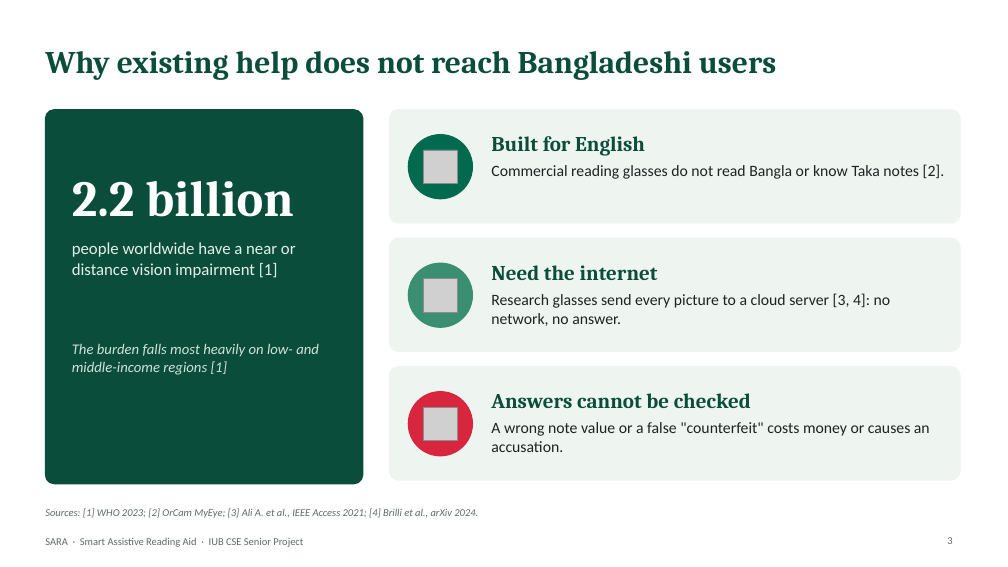
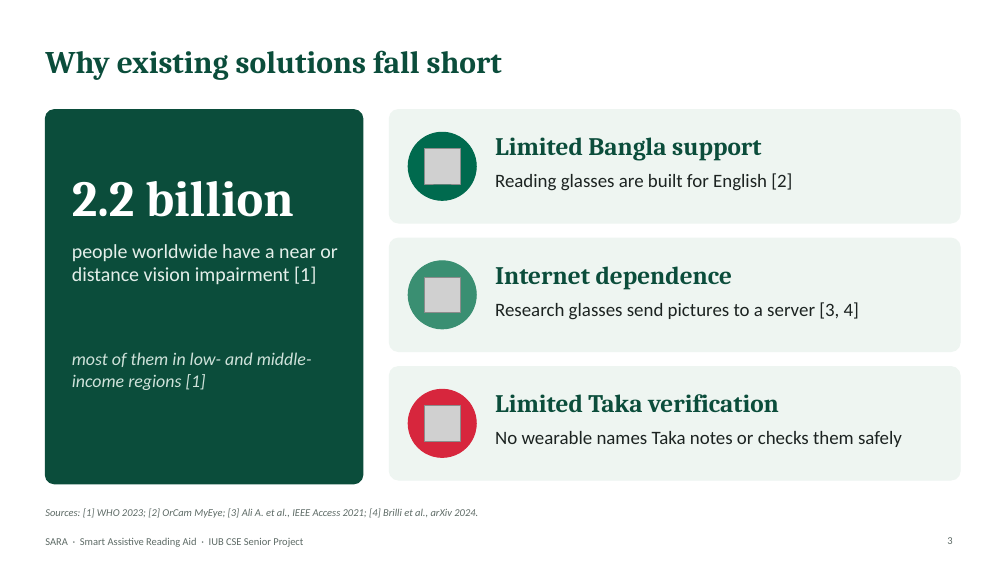
Before and after one commit to aflam330/Senior_project_wearable_glass_for_blind_people_using_ocr_and_ylo, a slide deck: slide 3 of Thesis Report and paper/thesis report/slides/SARA_Presentation.pptx. Drawn at 1008x567 pixels with LibreOffice and Linux fonts; fonts in the diff are those of the drawing; grey boxes stand for pictures. Boxes give left, top, right and bottom in pixels: in the first picture for what was removed or moved away, otherwise in the second. Text is boxed around its words. In the diff, an @@ line names an element or a change of style, - is before the commit and + after.

```diff
--- a/Thesis Report and paper/thesis report/slides/SARA_Presentation.pptx
+++ b/Thesis Report and paper/thesis report/slides/SARA_Presentation.pptx
@@ title at [45, 50, 502, 80]: text changed @@
-Why existing help does not reach Bangladeshi users
+Why existing solutions fall short
@@ text at [495, 137, 761, 161]: text changed; size 20 to 24 pt @@
-Built for English
+Limited Bangla support
@@ text at [495, 173, 792, 191]: text changed; size 15 to 18 pt @@
-Commercial reading glasses do not read Bangla or know Taka notes [2].
+Reading glasses are built for English [2]
@@ text "people worldwide have a near ..." at [72, 244, 337, 285]: size 16 to 19 pt @@
@@ text at [495, 266, 733, 290]: text changed; size 20 to 24 pt @@
-Need the internet
+Internet dependence
@@ text at [495, 302, 859, 320]: text changed; size 15 to 18 pt @@
-Research glasses send every picture to a cloud server [3, 4]: no network, no answer.
+Research glasses send pictures to a server [3, 4]
@@ text at [72, 352, 312, 390]: text changed; size 14 to 17 pt @@
-The burden falls most heavily on low- and middle-income regions [1]
+most of them in low- and middle-income regions [1]
@@ 3 pictures: place and size @@
-3 pictures at [423, 150, 457, 440]
+3 pictures at [425, 149, 461, 442]
@@ text at [495, 394, 779, 412]: text changed; size 20 to 24 pt @@
-Answers cannot be checked
+Limited Taka verification
@@ text at [495, 431, 902, 447]: text changed; size 15 to 18 pt @@
-A wrong note value or a false "counterfeit" costs money or causes an accusation.
+No wearable names Taka notes or checks them safely
```
Also in this commit, not shown: 15 other slides changed, 5 slides added, 4 slides removed, 17 other files.
